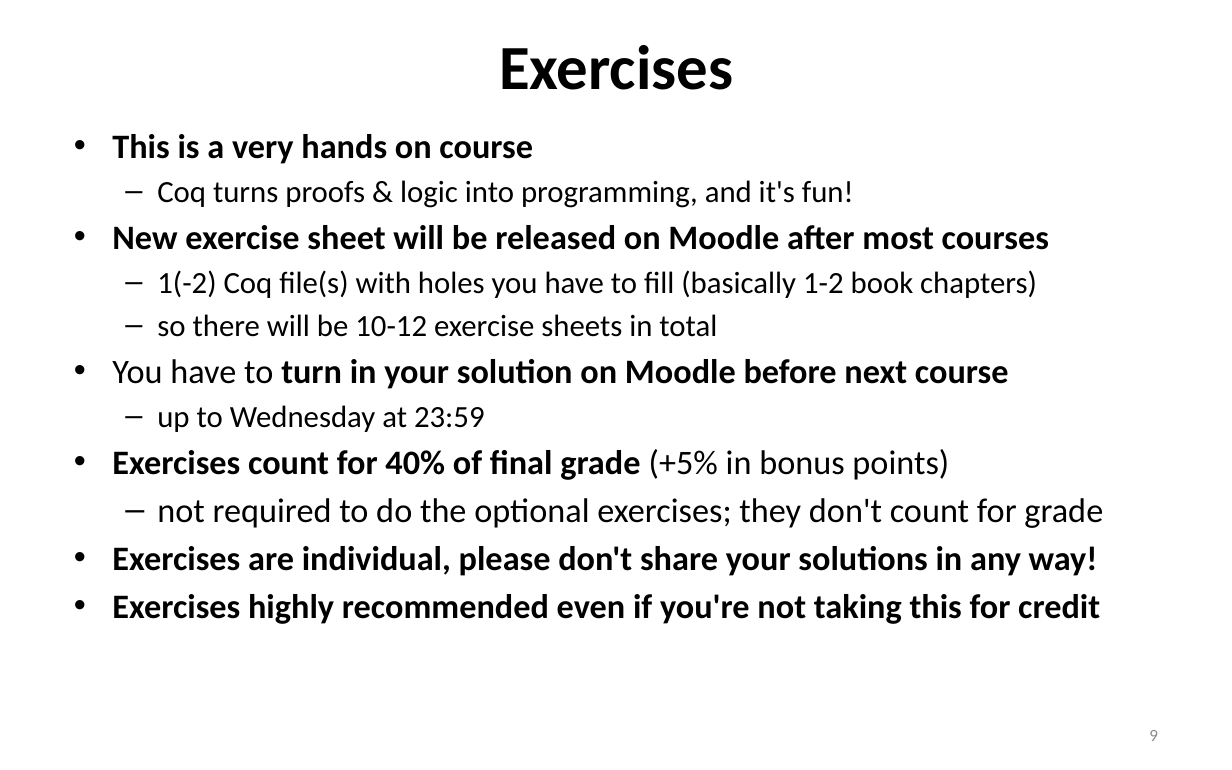
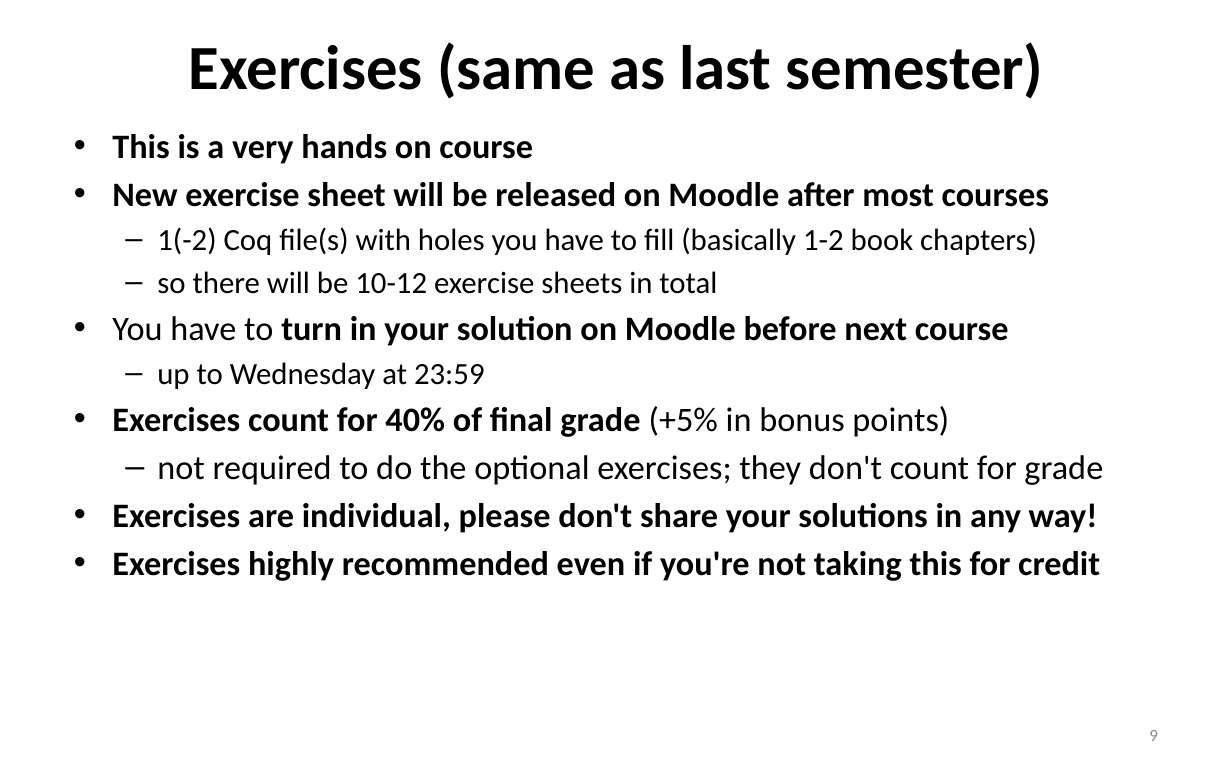
Before and after one commit to mpi-sp-foe-2023-24/mpi-sp-foe-2023-24.github.io, a slide deck: slide 9 of slides-by-us/Intro-FoE-2023-24.pptx. Drawn at 1232x770 pixels with LibreOffice and Linux fonts; fonts in the diff are those of the drawing. Boxes give left, top, right and bottom in pixels: in the first picture for what was removed or moved away, otherwise in the second. Text is boxed around its words. In the diff, an @@ line names an element or a change of style, - is before the commit and + after.

```diff
--- a/slides-by-us/Intro-FoE-2023-24.pptx
+++ b/slides-by-us/Intro-FoE-2023-24.pptx
@@ title at <box>189,42,1044,99</box>: text changed @@
-Exercises
+Exercises (same as last semester)
@@ text at <box>157,180,854,208</box>: paragraph removed @@
-  – Coq turns proofs & logic into programming, and it's fun!
```
Also in this commit, not shown: 5 other slides changed, 1 slide added, 1 other file.
